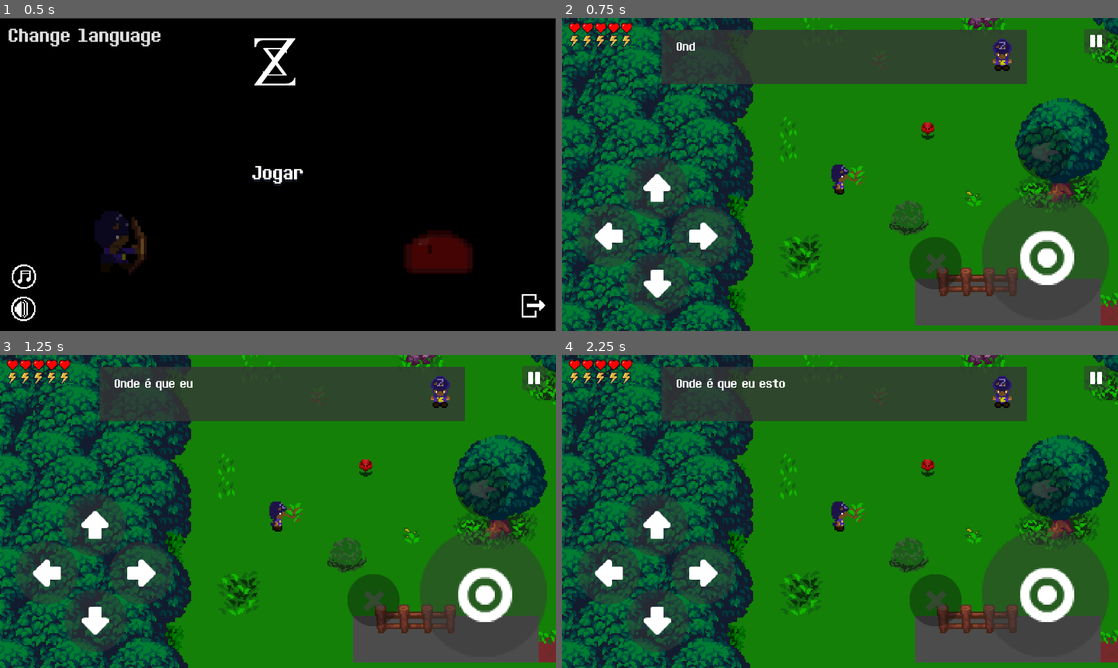
Above: before the commit, frames 1-4 (two rows, left to right).
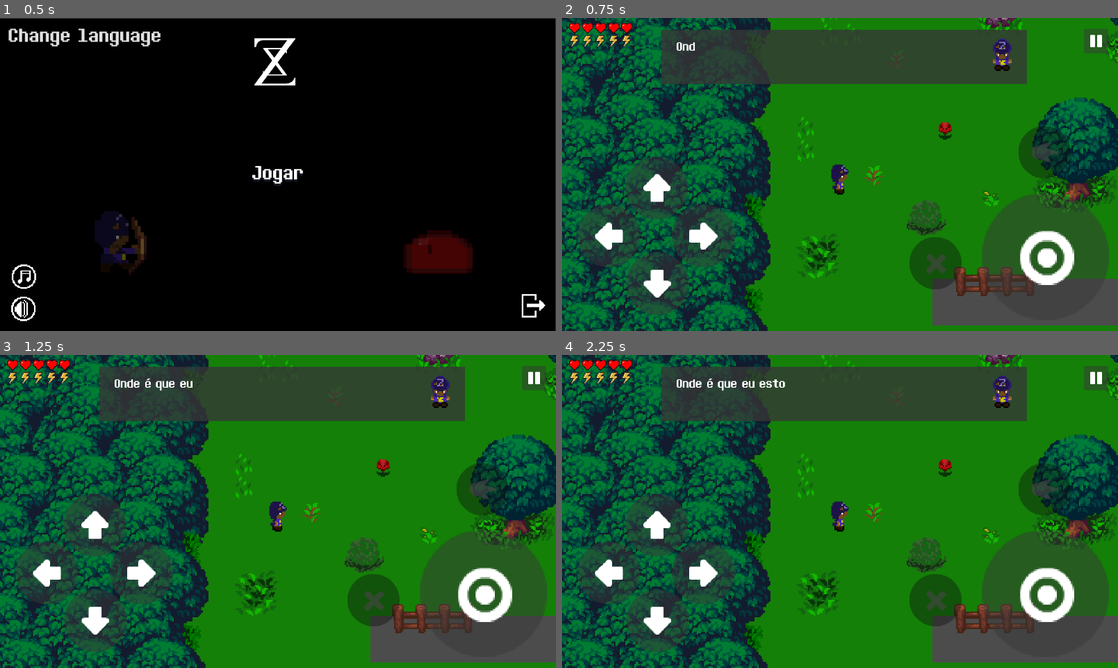
Above: after the commit, the same moments.

Repository: SynT8735/Blackout
Game: Godot game, scene res://Scenes/Menu/Menu.tscn
Two runs of this game, one before a commit and one after it. Both use one fixed random seed, a clock stepped at 60 frames per second and the inputs below.
Inputs (mouse positions are in pixels of both pictures, inside the frame that each line leads up to):
- Up to frame 1 (0.5 s): no input
- Up to frame 2 (0.75 s): click "Jogar" at 0.5 s
- Up to frame 3 (1.25 s): no input
- Up to frame 4 (2.25 s): click (1095, 376) at 1.25 s; click "Voltar ao jogo" at 2 s

Frame 1 is identical in both runs. In frame 2, 29% of the frame differs, in the area x 0-100%, y 0-100%; in frame 3, 29%; in frame 4, 29%.

Commit message:
Blackout
- Path is now blocked when entering the arena

Diff:
--- a/Blackout/Organizado/Scenes/World.tscn
+++ b/Blackout/Organizado/Scenes/World.tscn
@@ -31,6 +31,7 @@
 [ext_resource path="res://assets/Sons/Slime_Jump.ogg" type="AudioStream" id=29]
 [ext_resource path="res://assets/Sons/MegaSlime_Jump.ogg" type="AudioStream" id=30]
 [ext_resource path="res://assets/Sons/Arco_puxar.ogg" type="AudioStream" id=31]
+[ext_resource path="res://assets/sprites/pedra_block.png" type="Texture" id=32]
 
 [sub_resource type="DynamicFont" id=1]
 size = 72
@@ -61,6 +62,11 @@
 "speed": 8.0
 } ]
 
+[sub_resource type="RectangleShape2D" id=8]
+extents = Vector2( 37.9309, 10.2234 )
+
+[sub_resource type="RectangleShape2D" id=9]
+
 [node name="World" type="Node"]
 script = ExtResource( 1 )
 __meta__ = {
@@ -224,6 +230,7 @@
 normal = ExtResource( 12 )
 
 [node name="PauseMenu" type="CanvasLayer" parent="."]
+editor/display_folded = true
 layer = 100
 
 [node name="Pause" type="Control" parent="PauseMenu"]
@@ -289,6 +296,7 @@
 flat = true
 
 [node name="GameOverMenu" type="CanvasLayer" parent="."]
+editor/display_folded = true
 layer = 100
 
 [node name="GameOver" parent="GameOverMenu" instance=ExtResource( 18 )]
@@ -329,7 +337,7 @@
 
 [node name="Player" parent="." instance=ExtResource( 25 )]
 editor/display_folded = true
-position = Vector2( 172.972, 245.875 )
+position = Vector2( 161.043, 246.039 )
 speed = 100
 
 [node name="Camera2D" type="Camera2D" parent="Player"]
@@ -365,7 +373,6 @@
 [node name="Tween" type="Tween" parent="Slime3"]
 
 [node name="Slime4" parent="." instance=ExtResource( 26 )]
-editor/display_folded = true
 position = Vector2( 1161.47, 454.398 )
 speed = 70
 
@@ -375,7 +382,7 @@
 
 [node name="Slime5" parent="." instance=ExtResource( 26 )]
 editor/display_folded = true
-position = Vector2( 1575.9, 119.276 )
+position = Vector2( 1528.08, 143.769 )
 speed = 70
 
 [node name="Navigation2D" type="Navigation2D" parent="Slime5"]
@@ -383,7 +390,8 @@
 [node name="Tween" type="Tween" parent="Slime5"]
 
 [node name="Slime_Boss" parent="." instance=ExtResource( 27 )]
-position = Vector2( 2184.86, -239.365 )
+editor/display_folded = true
+position = Vector2( 2185.5, -292.596 )
 
 [node name="Navigation2D" type="Navigation2D" parent="Slime_Boss"]
 
@@ -404,6 +412,30 @@
 [node name="BowReloadSound" type="AudioStreamPlayer" parent="."]
 stream = ExtResource( 31 )
 volume_db = -9.0
+
+[node name="trigger" type="Area2D" parent="."]
+position = Vector2( 2174.27, -151.23 )
+z_index = 3
+
+[node name="CollisionShape2D" type="CollisionShape2D" parent="trigger"]
+position = Vector2( 3.87402, 10.2195 )
+shape = SubResource( 8 )
+
+[node name="block" type="KinematicBody2D" parent="."]
+position = Vector2( 2176.61, -98.6154 )
+z_index = 3
+
+[node name="CollisionShape2D" type="CollisionShape2D" parent="block"]
+position = Vector2( 0.250488, 1.2336 )
+shape = SubResource( 9 )
+one_way_collision = true
+
+[node name="Sprite" type="Sprite" parent="block"]
+visible = false
+modulate = Color( 1, 0, 0, 1 )
+position = Vector2( 0.578125, 0.321186 )
+scale = Vector2( 1.34536, 1.34536 )
+texture = ExtResource( 32 )
 [connection signal="pressed" from="PauseMenu/Pause/voltarJogo" to="PauseMenu/Pause" method="_on_Button_pressed"]
 [connection signal="pressed" from="PauseMenu/Pause/voltarMenu" to="PauseMenu/Pause" method="_on_voltarMenu_pressed"]
 [connection signal="pressed" from="PauseMenu/pause" to="PauseMenu/Pause" method="_on_Button_pressed"]
@@ -411,3 +443,4 @@
 [connection signal="is_playing" from="Dialogues/First_Dialogue/RichTextLabel" to="Player" method="_on_RichTextLabel_is_playing"]
 [connection signal="timeout" from="Dialogues/First_Dialogue/Timer" to="Dialogues/First_Dialogue/RichTextLabel" method="_on_Timer_timeout"]
 [connection signal="player_died" from="Player" to="GameOverMenu/GameOver" method="_on_Player_player_died"]
+[connection signal="body_entered" from="trigger" to="Player" method="_on_trigger_body_entered"]
--- a/Blackout/Organizado/assets/scripts/KinematicBody2D.gd
+++ b/Blackout/Organizado/assets/scripts/KinematicBody2D.gd
@@ -18,6 +18,7 @@
 onready var tween = $Tween
 onready var ArrowShootSound = get_tree().get_root().get_node("World/ArrowShootSound")
 onready var BowReloadSound = get_tree().get_root().get_node("World/BowReloadSound")
+onready var rock_block = get_tree().get_root().get_node("World/block/Sprite")
 
 var touch_left := false
 var touch_right := false
@@ -280,3 +281,8 @@
 
 func _on_RichTextLabel_dialog_finished():
 	is_playing = true
+
+func _on_trigger_body_entered(body):
+	if "Player" in body.name:
+		rock_block.show()
+		print("Parede ativada")
Not shown: 1 places in Blackout/Organizado/Scenes/World.tscn that only renumber resources
Binary file added: Blackout/Organizado/assets/sprites/pedra_block.png
Not shown, added: Blackout/Organizado/assets/sprites/pedra_block.png.import
